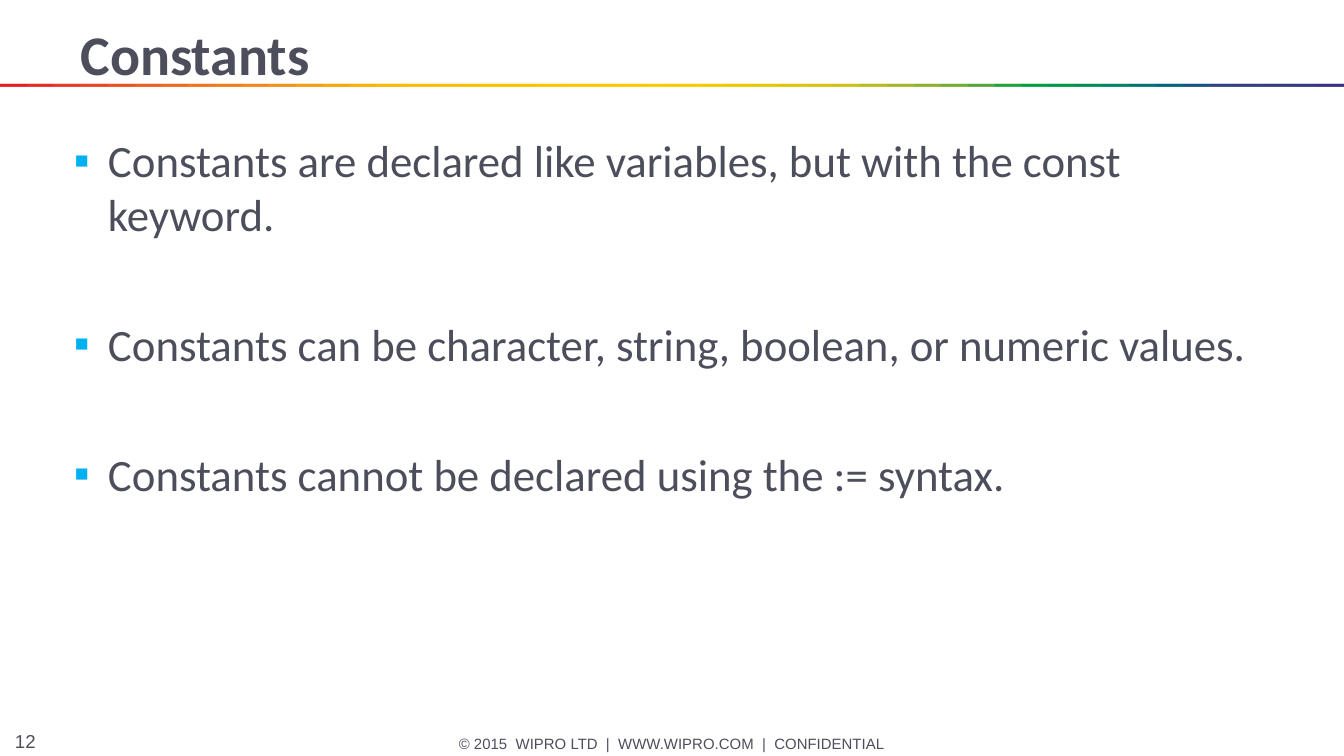
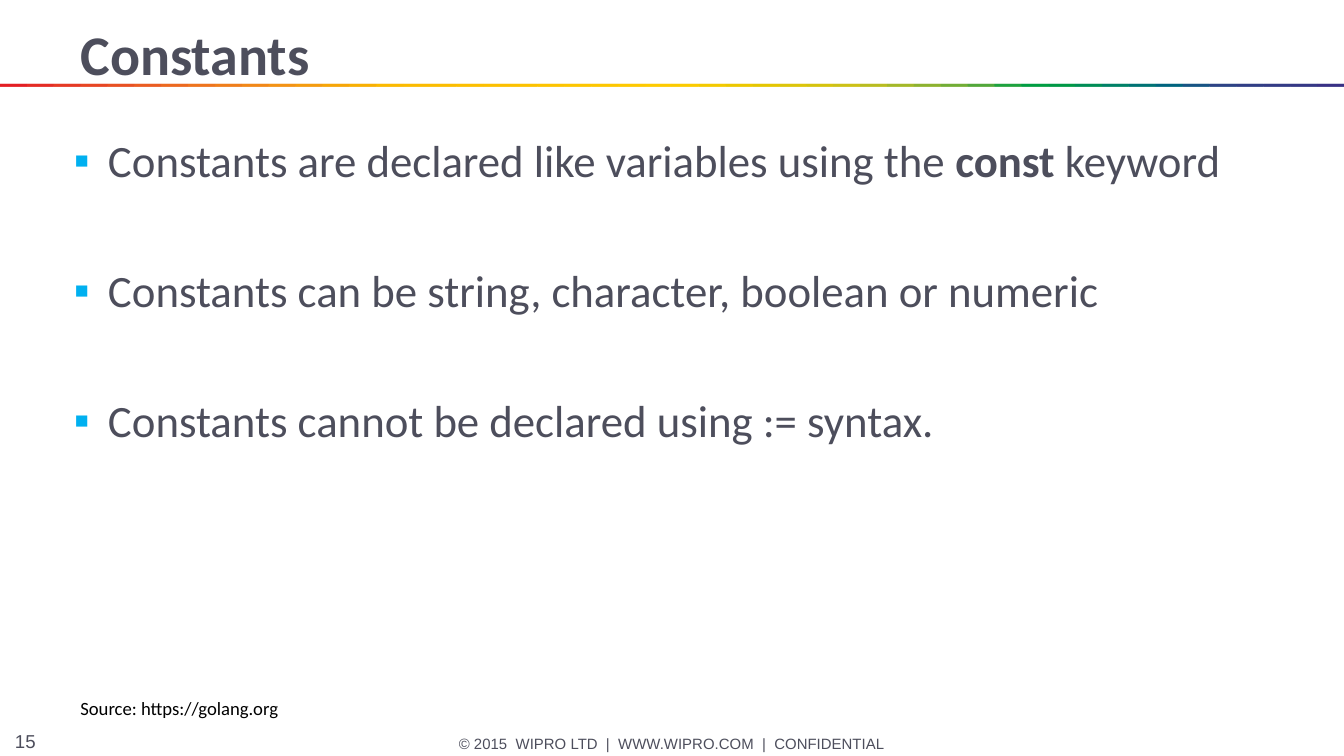
Before and after one commit to HANAND1979/go, a slide deck: slide 15 of go/Go.pptx (slide 12 before the commit). Drawn at 1344x756 pixels with LibreOffice and Linux fonts; fonts in the diff are those of the drawing. Boxes give left, top, right and bottom in pixels: in the first picture for what was removed or moved away, otherwise in the second. Text is boxed around its words. In the diff, an @@ line names an element or a change of style, - is before the commit and + after.

```diff
--- a/go/Go.pptx
+++ b/go/Go.pptx
@@ text at [108,146,1220,445]: text changed @@
-▪ Constants are declared like variables, but with the const keyword.
-▪ Constants can be character, string, boolean, or numeric values.
-▪ Constants cannot be declared using the := syntax.
+▪ Constants are declared like variables using the const keyword
+▪ Constants can be string, character, boolean or numeric
+▪ Constants cannot be declared using := syntax.
@@ text added at [80,702,278,719], 10 pt, text #000000 @@
+Source: https://golang.org
@@ page number at [15,735,36,748]: text changed @@
-12
+15
```
Also in this commit, not shown: 10 other slides changed, 8 slides added, 3 slides removed.
